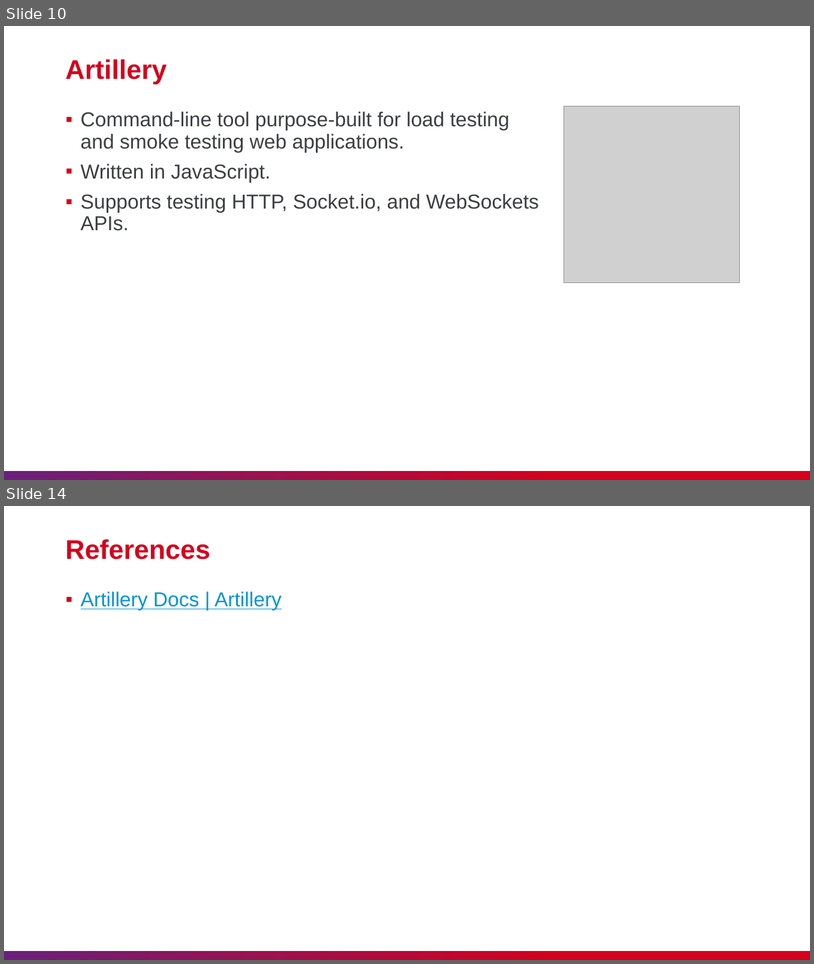
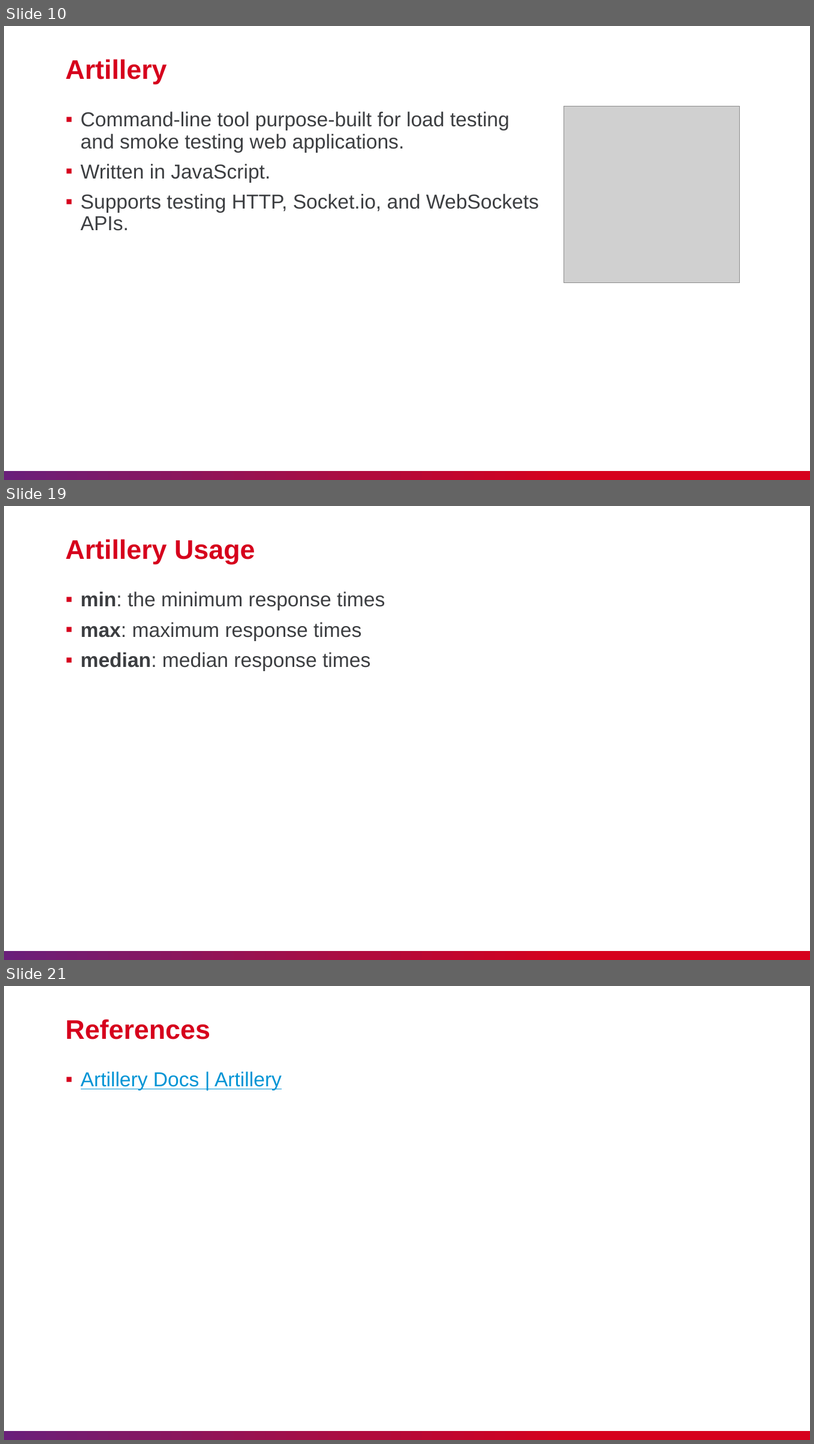
Before and after one commit to nashtech-garage/nodejs-vite-js_load_test, a slide deck: artillery/slide/NT_Artillery.pptx. Shown one above the other, each under a label of ours: slides 10 and 14 before the commit, slides 10, 19 and 21 after it; the slides between them are not shown. The pictures are 814x964 and 814x1444 pixels, drawn with LibreOffice and Linux fonts; fonts in the diff are those of the drawing; grey boxes stand for pictures. Boxes give left, top, right and bottom in pixels: in the first picture for what was removed or moved away, otherwise in the second. Text is boxed around its words. In the diff, an @@ line names an element or a change of style, - is before the commit and + after.

Commit message:
Update Artillery slide

```diff
--- a/artillery/slide/NT_Artillery.pptx
+++ b/artillery/slide/NT_Artillery.pptx
@@ slide 19 added at (x1=4, y1=506, x2=810, y2=960), background #FFFFFF; not listed: 1 template element that a slide beside it also shows @@
@@ title added at (x1=65, y1=539, x2=255, y2=564), 32 pt, text #D6001C, bold @@
+Artillery Usage
@@ text added at (x1=81, y1=591, x2=385, y2=671), 24 pt, text #3C3E41 @@
+▪ min: the minimum response times
+▪ max: maximum response times
+▪ median: median response times
@@ what was slide 14 is now slide 21 @@
```
Also in this commit, not shown: 4 slides changed, 6 other slides added.
